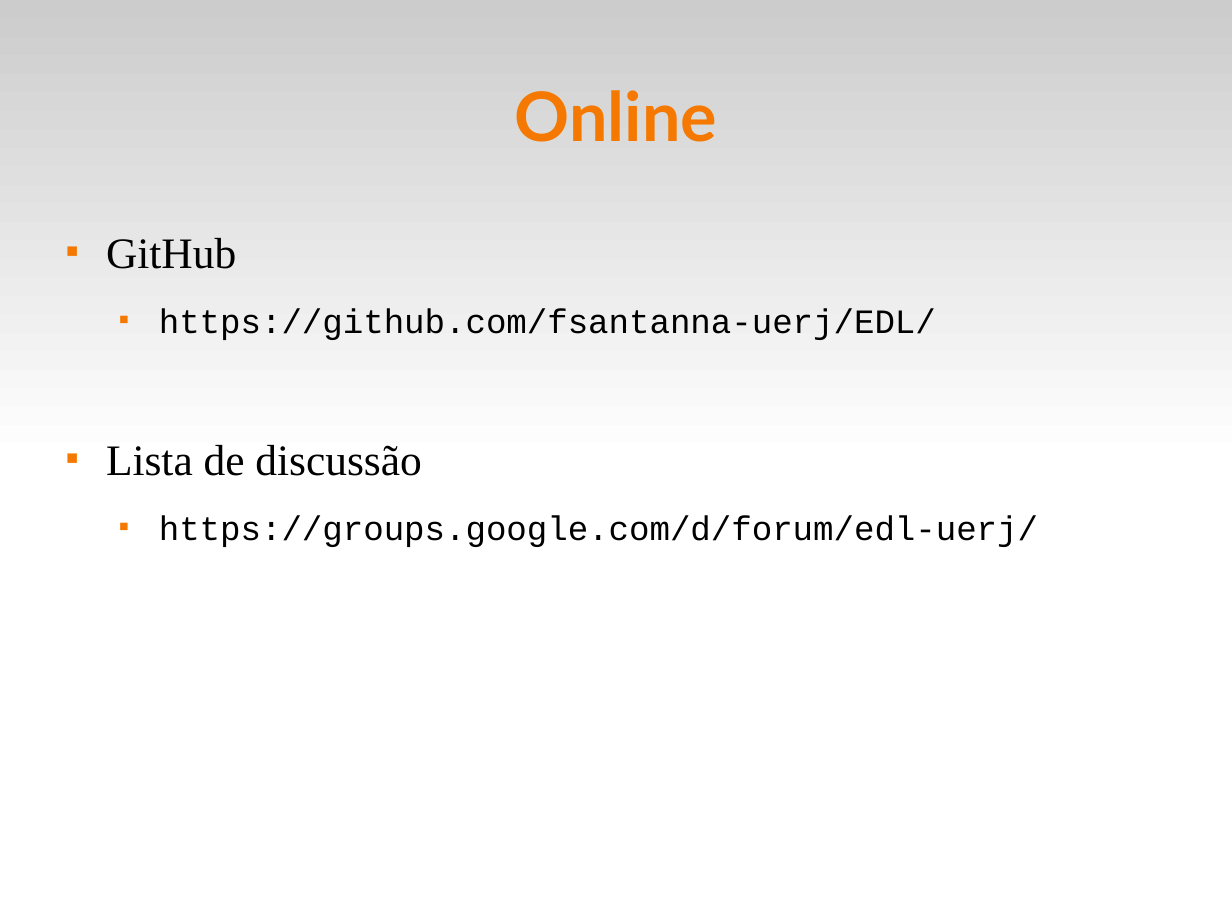
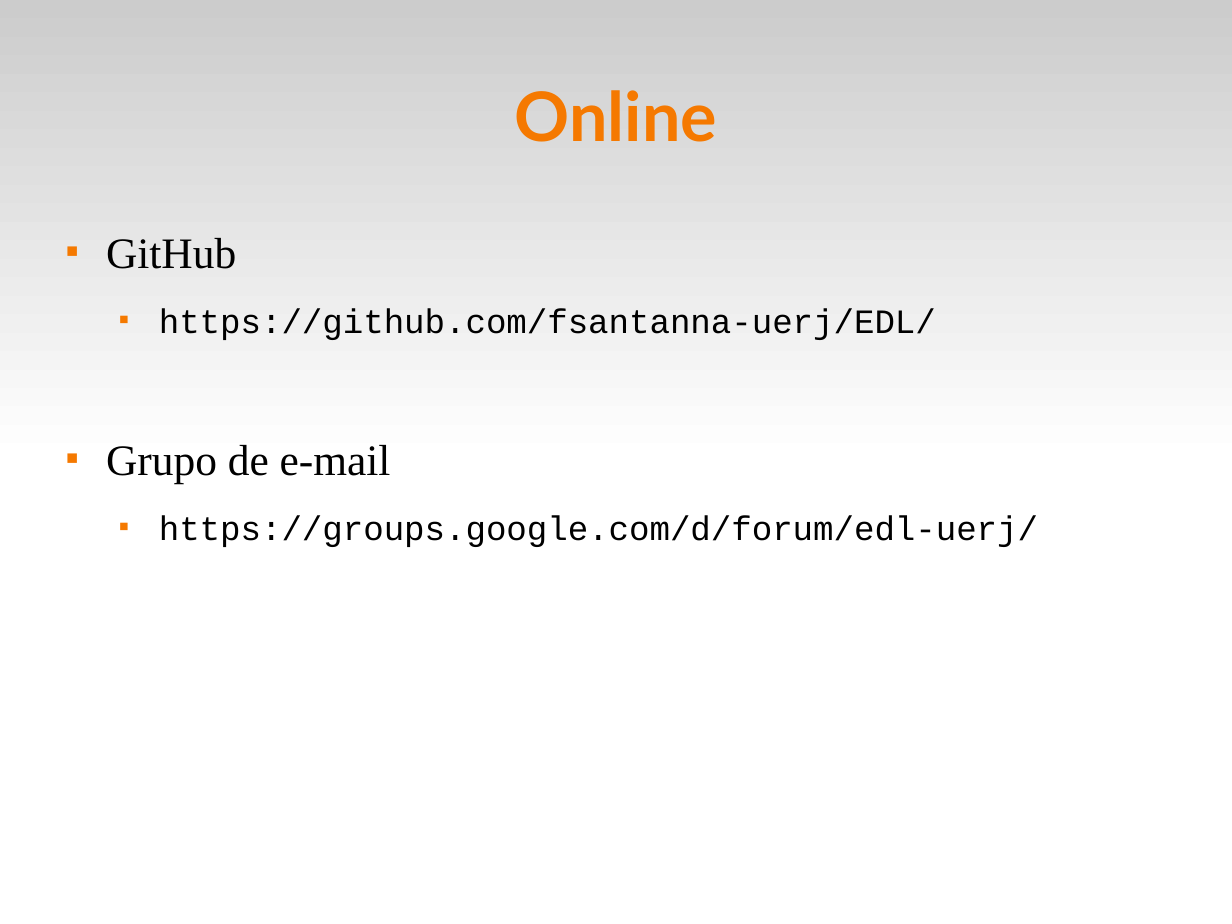
Before and after one commit to fsantanna-uerj/EDL, a slide deck: slide 2 of slides/edl-00.odp. Drawn at 1232x924 pixels with LibreOffice and Linux fonts; fonts in the diff are those of the drawing. Boxes give left, top, right and bottom in pixels: in the first picture for what was removed or moved away, otherwise in the second. Text is boxed around its words. In the diff, an @@ line names an element or a change of style, - is before the commit and + after.

```diff
--- a/slides/edl-00.odp
+++ b/slides/edl-00.odp
@@ text at (106,445,391,484): text changed @@
-■ Lista de discussão
+■ Grupo de e-mail
```
Also in this commit, not shown: 12 other slides changed, 3 other files.
